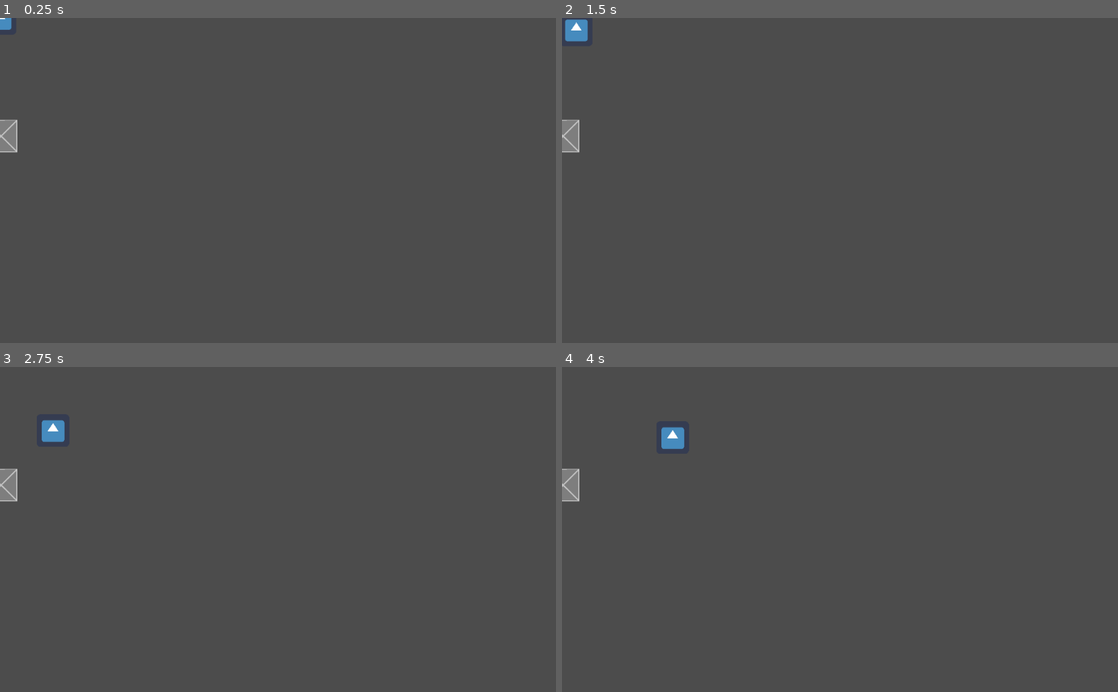
Above: before the commit, frames 1-4 (two rows, left to right).
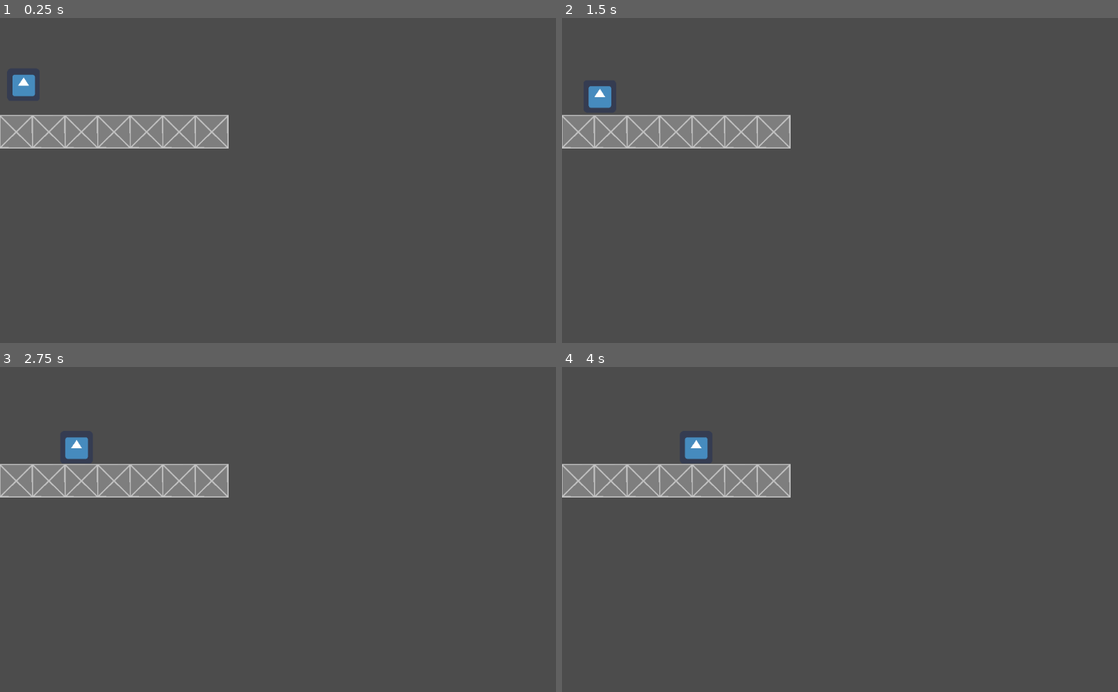
Above: after the commit, the same moments.

Repository: BraunTom/TrueTurnTurnTurn
Game: Godot game, scene res://level1/Node2D.tscn
Two runs of this game, one before a commit and one after it. Both use one fixed random seed, a clock stepped at 60 frames per second and the inputs below. The engine's default icon, where the game draws it, is replaced by a stand-in: a white triangle on a blue panel in a dark square.
Inputs:
- Up to frame 1 (0.25 s): no input
- Up to frame 2 (1.5 s): hold Right (ui_right) 0.53-1.28 s; hold Down (ui_down) from 1.28 s (still down)
- Up to frame 3 (2.75 s): release Down (ui_down) at 2.03 s; hold Right (ui_right) from 2.03 s (still down)
- Up to frame 4 (4 s): release Right (ui_right) at 2.78 s; hold Up (ui_up) 2.78-3.53 s; hold Left (ui_left) from 3.53 s (still down)

The runs differ from the first frame. In frame 1, 4.5% of the frame differs, in the area x 0-42%, y 0-42%; in frame 2, 4.7%; in frame 3, 4.7%; in frame 4, 4.7%, in the area x 0-42%, y 18-42%.

Commit message:
more level

Diff:
--- a/TrueTurnTurnTurn/Blocks/BasicBlock.tscn
+++ b/TrueTurnTurnTurn/Blocks/BasicBlock.tscn
@@ -8,7 +8,7 @@
 extents = Vector2( 10, 9.96218 )
 _sections_unfolded = [ "Resource" ]
 
-[node name="BasicBlock" type="StaticBody2D" index="0"]
+[node name="BasicBlock" type="StaticBody2D"]
 
 position = Vector2( 9.53674e-07, 9.53674e-07 )
 scale = Vector2( 0.9375, 0.9375 )
@@ -23,13 +23,13 @@
 
 [node name="CollisionShape2D" type="CollisionShape2D" parent="." index="0"]
 
-position = Vector2( -1.43051e-06, -3.8147e-06 )
+position = Vector2( -1.43051e-06, -6.75557e-07 )
 scale = Vector2( 3.28205, 3.29163 )
 shape = SubResource( 1 )
 _sections_unfolded = [ "Material", "Pause", "Transform", "Visibility" ]
 
 [node name="Sprite" type="Sprite" parent="." index="1"]
 
-position = Vector2( -1.78814e-06, -1.78814e-06 )
-scale = Vector2( 0.5, 0.5 )
+position = Vector2( -0.00544554, -0.00860983 )
+scale = Vector2( 0.512452, 0.511998 )
 texture = ExtResource( 1 )
--- a/TrueTurnTurnTurn/level1/Node2D.tscn
+++ b/TrueTurnTurnTurn/level1/Node2D.tscn
@@ -3,13 +3,40 @@
 [ext_resource path="res://Player.tscn" type="PackedScene" id=1]
 [ext_resource path="res://Blocks/BasicBlock.tscn" type="PackedScene" id=2]
 
-[node name="Level1" type="Node2D"]
+[node name="Level1" type="Node2D" index="0"]
 
 [node name="Player" parent="." index="0" instance=ExtResource( 1 )]
 
+position = Vector2( 43.3705, 122.761 )
 jumpStrength = 0.2
 maxSpeed = null
 
-[node name="StaticBody2D" parent="." index="1" instance=ExtResource( 2 )]
+[node name="Node2D" type="Node2D" parent="." index="1"]
 
-position = Vector2( 2.06242, 217.738 )
+[node name="StaticBody2D2" parent="Node2D" index="0" instance=ExtResource( 2 )]
+
+position = Vector2( 210, 210 )
+
+[node name="StaticBody2D6" parent="Node2D" index="1" instance=ExtResource( 2 )]
+
+position = Vector2( 270, 210 )
+
+[node name="StaticBody2D7" parent="Node2D" index="2" instance=ExtResource( 2 )]
+
+position = Vector2( 330, 210 )
+
+[node name="StaticBody2D8" parent="Node2D" index="3" instance=ExtResource( 2 )]
+
+position = Vector2( 390, 210 )
+
+[node name="StaticBody2D3" parent="Node2D" index="4" instance=ExtResource( 2 )]
+
+position = Vector2( 30, 210 )
+
+[node name="StaticBody2D4" parent="Node2D" index="5" instance=ExtResource( 2 )]
+
+position = Vector2( 150, 210 )
+
+[node name="StaticBody2D5" parent="Node2D" index="6" instance=ExtResource( 2 )]
+
+position = Vector2( 90, 210 )
